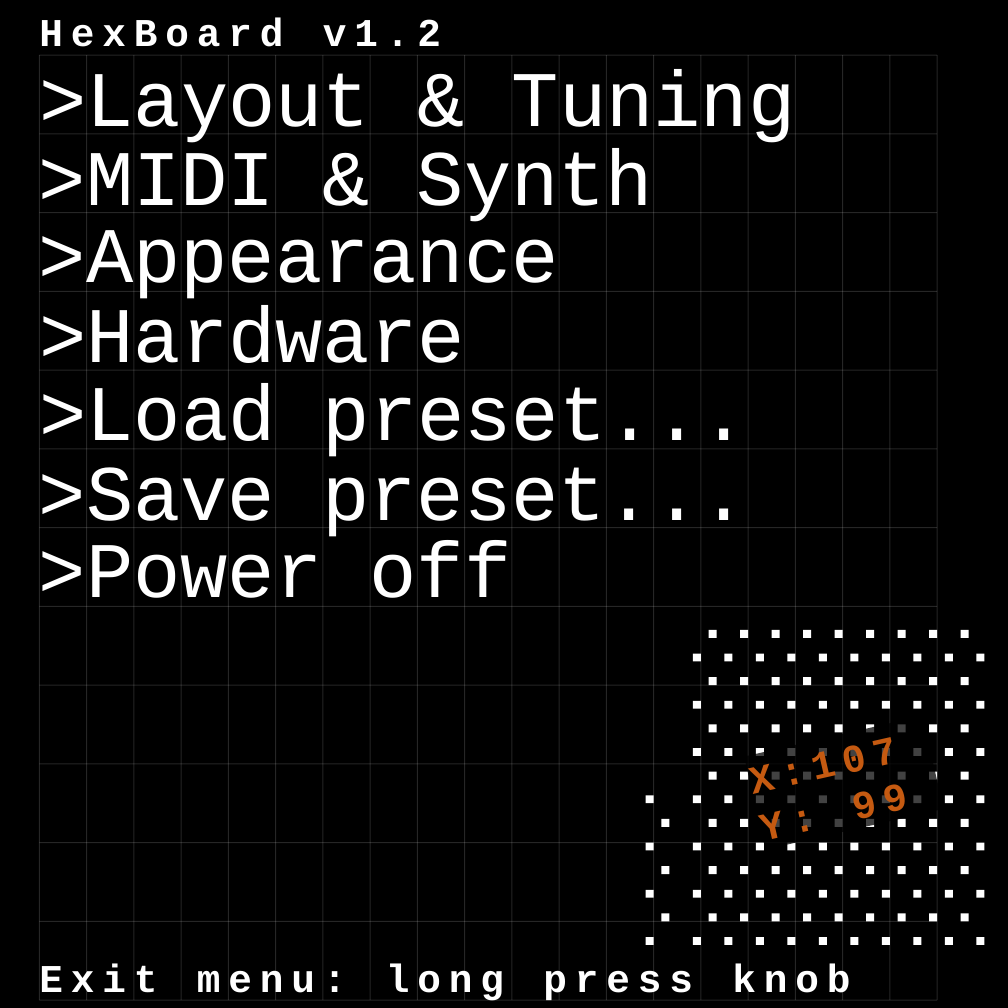
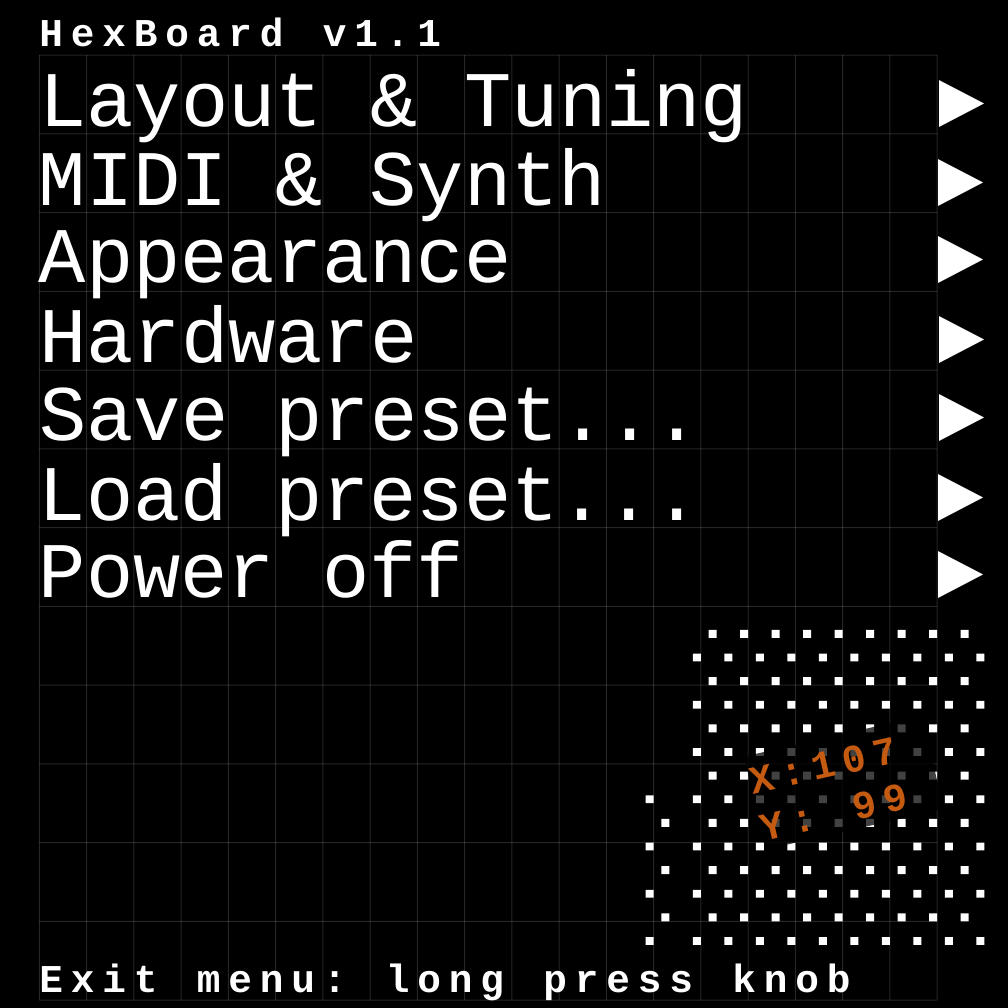
Before and after one commit to theHDM/MultiCoreTest, a slide deck: slide 2 of Hexboard Edit Design.pptx. Drawn at 1008x1008 pixels with LibreOffice and Linux fonts; fonts in the diff are those of the drawing. Boxes give left, top, right and bottom in pixels: in the first picture for what was removed or moved away, otherwise in the second. Text is boxed around its words. In the diff, an @@ line names an element or a change of style, - is before the commit and + after.

```diff
--- a/Hexboard Edit Design.pptx
+++ b/Hexboard Edit Design.pptx
@@ text at [39,18,441,56]: text changed @@
-HexBoard v1.2
+HexBoard v1.1
@@ text at [39,69,749,143]: text changed @@
->Layout & Tuning
+Layout & Tuning ►
@@ text at [39,148,606,222]: text changed @@
->MIDI & Synth
+MIDI & Synth ►
@@ text at [39,230,511,299]: text changed @@
->Appearance
+Appearance ►
@@ text at [39,305,417,371]: text changed @@
->Hardware
+Hardware ►
@@ text at [39,387,701,457]: text changed @@
->Load preset...
+Save preset... ►
@@ text at [39,463,700,542]: text changed @@
->Save preset...
+Load preset... ►
@@ text at [39,540,464,607]: text changed @@
->Power off
+Power off ►
```
Also in this commit, not shown: 12 other slides changed.
